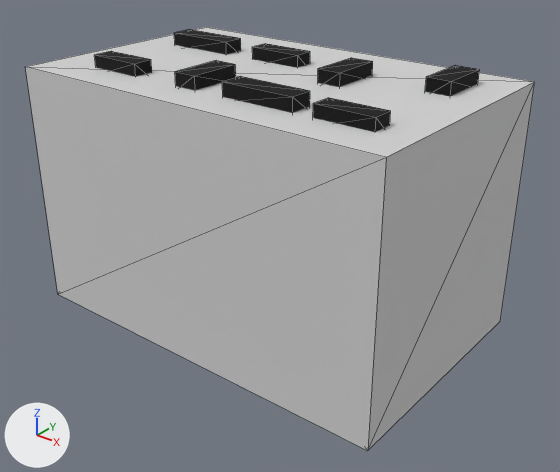
Two versions of the glTF model models/1996.glb, one commit apart.
The view is the same before and after, from a camera (50 mm lens) standing at (0.432, -0.531, 0.298) and looking at (0.004, 0.004, -0.034). The lights are fixed; the arrows at lower left show +X, +Y and +Z. Mesh edges are drawn as thin lines. Where no turn or scale is listed for an object, it has been applied to the vertices. Vertices at the same position are counted once.

Before the edit, the objects in view are built like this:
```python
mat_branco = principled_material('branco')
mat_branco.base_color = (0.64, 0.64, 0.64)  # light grey #d1d1d1
mat_branco.roughness = 1.0
me_cube_014_cube_006 = bpy.data.meshes.new('Cube.014_Cube.006')
me_cube_014_cube_006.from_pydata(...)  # 136 vertices, 204 faces; spans x -0.211..0.186, y -0.112..0.135, z -0.137..0.135
# faces by material slot: [176, 28]
me_cube_014_cube_006.materials.append(mat_preto)  # black #000000
me_cube_014_cube_006.materials.append(mat_branco)  # light grey #d1d1d1
ob_cube_014_cube_006 = bpy.data.objects.new('Cube.014_Cube.006', me_cube_014_cube_006)
ob_cube_014_cube_006.location = (0.0, 0.0, 0.0)
```
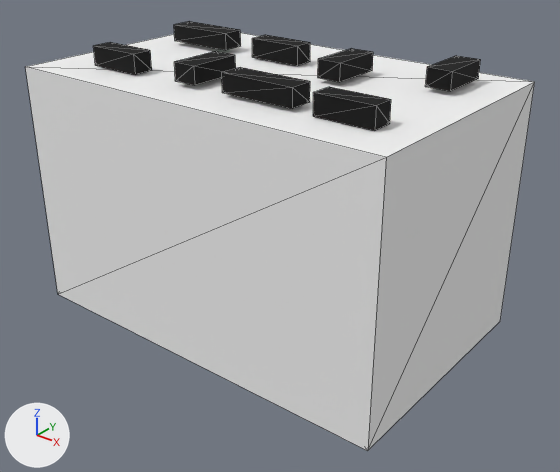
Boxes (x1, y1, x2, y2) around the edits, measured in the pictures (560 x 472 px):
'Cube.014_Cube.006', recoloured, reshaped: before (26, 27, 535, 451); after (26, 33, 535, 451)
'Cube.014_Cube.000', added (black): after (93, 21, 481, 130)
part 1 of me_cube_014_cube_006, deleted (black): before (94, 29, 480, 132)

What changed in the scene script:
```text
Change mat_branco:
    mat_branco.base_color: (0.64, 0.64, 0.64) -> (0.9, 0.9, 0.9)  # light grey #d1d1d1 -> white #f3f3f3
Change me_cube_014_cube_006:
    used by ob_cube_014_cube_006; location = (0.0, 0.0, 0.0)
    remove me_cube_014_cube_006.from_pydata(...)  # 136 vertices, 204 faces; spans x -0.211..0.186, y -0.112..0.135, z -0.137..0.135
    remove me_cube_014_cube_006.materials.append(mat_preto)  # black #000000
    add me_cube_014_cube_006.from_pydata(...)  # 40 vertices, 28 faces; spans x -0.211..0.186, y -0.112..0.135, z -0.125..0.122
    me_cube_014_cube_006 part 1
    32 vertices are removed from x -0.169..0.152, y -0.073..0.097, z 0.134..0.135
    80 faces are deleted
Add me_cube_014_cube_000:
    me_cube_014_cube_000.from_pydata(...)  # 128 vertices, 176 faces; spans x -0.169..0.152, y -0.073..0.097, z -0.147..0.144
    me_cube_014_cube_000.materials.append(mat_preto)  # black #000000
Add ob_cube_014_cube_000:
    ob_cube_014_cube_000 = bpy.data.objects.new('Cube.014_Cube.000', me_cube_014_cube_000)
    ob_cube_014_cube_000.location = (0.0, 0.0, 0.0)
```
